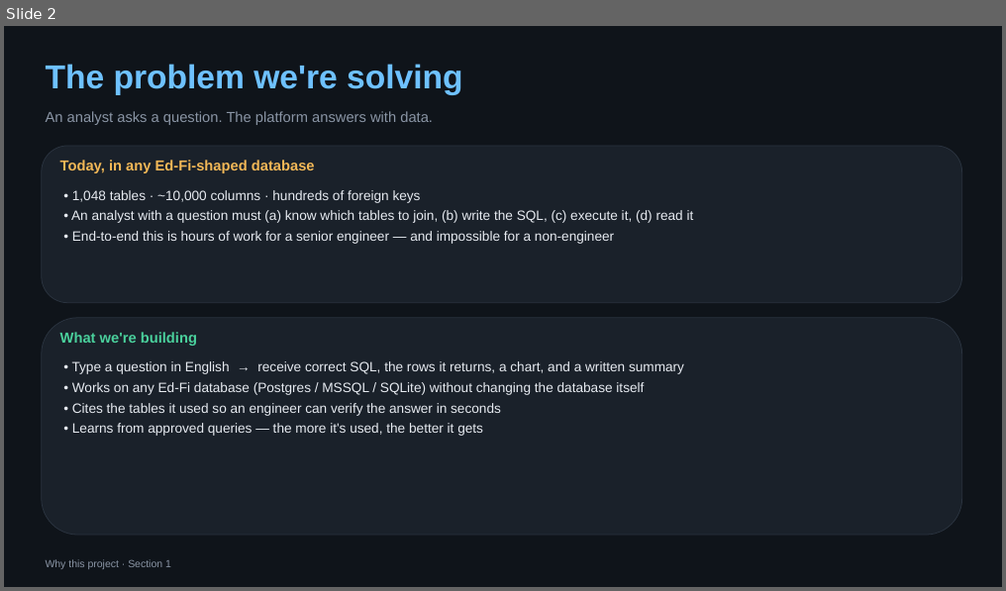
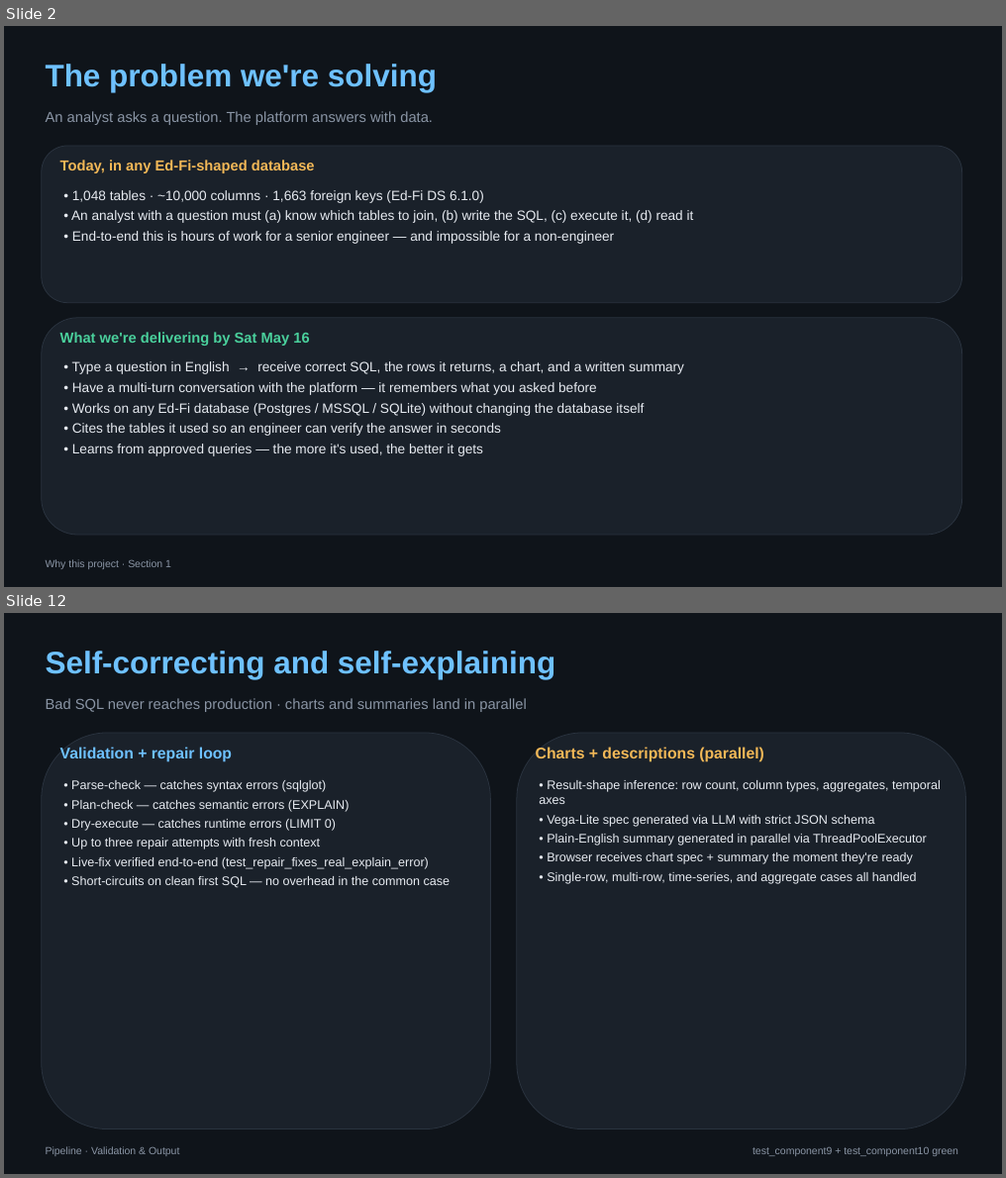
Before and after one commit to bharatmohanthakur/heavy_text2sql, a slide deck: docs/architecture_deck.pptx. Shown one above the other, each under a label of ours: slide 2 before the commit, slides 2 and 12 after it; the slides between them are not shown. The pictures are 1006x591 and 1006x1178 pixels, drawn with LibreOffice and Linux fonts; fonts in the diff are those of the drawing. Boxes give left, top, right and bottom in pixels: in the first picture for what was removed or moved away, otherwise in the second. Text is boxed around its words. In the diff, an @@ line names an element or a change of style, - is before the commit and + after.

```diff
--- a/docs/architecture_deck.pptx
+++ b/docs/architecture_deck.pptx
@@ slide 12 added at [4, 613, 1002, 1174], background #0F141A @@
@@ text added at [46, 651, 555, 679], 30 pt, text #6EC1FF, bold @@
+Self-correcting and self-explaining
@@ text added at [46, 698, 526, 712], 14 pt, text #8A95A5 @@
+Bad SQL never reaches production · charts and summaries land in parallel
@@ rounded rectangle added at [42, 733, 491, 1130], fill #1A212A, outline #2A333F 0.75 pt @@
@@ text added at [60, 747, 232, 762], 15 pt, text #6EC1FF, bold @@
+Validation + repair loop
@@ rounded rectangle added at [517, 733, 966, 1130], fill #1A212A, outline #2A333F 0.75 pt @@
@@ text added at [536, 747, 764, 762], 15 pt, text #F2B857, bold @@
+Charts + descriptions (parallel)
@@ text added at [71, 780, 450, 888], 12 pt, text #E6EAF0 @@
+• Parse-check — catches syntax errors (sqlglot)
+• Plan-check — catches semantic errors (EXPLAIN)
+• Dry-execute — catches runtime errors (LIMIT 0)
+• Up to three repair attempts with fresh context
+• Live-fix verified end-to-end (test_repair_fixes_real_explain_error)
+• Short-circuits on clean first SQL — no overhead in the common case
@@ text added at [539, 780, 941, 884], 12 pt, text #E6EAF0 @@
+• Result-shape inference: row count, column types, aggregates, temporal axes
+• Vega-Lite spec generated via LLM with strict JSON schema
+• Plain-English summary generated in parallel via ThreadPoolExecutor
+• Browser receives chart spec + summary the moment they're ready
+• Single-row, multi-row, time-series, and aggregate cases all handled
@@ text added at [46, 1147, 179, 1157], 10 pt, text #8A95A5 @@
+Pipeline · Validation & Output
@@ text added at [752, 1148, 958, 1157], 10 pt, text #8A95A5 @@
+test_component9 + test_component10 green
@@ slide 2 changed as well @@
@@ text "The problem we're solving" at [46, 64, 437, 92]: size 32 to 30 pt @@
@@ text at [72, 190, 484, 203]: text changed @@
-• 1,048 tables · ~10,000 columns · hundreds of foreign keys
+• 1,048 tables · ~10,000 columns · 1,663 foreign keys (Ed-Fi DS 6.1.0)
@@ text at [60, 332, 309, 346]: text changed @@
-What we're building
+What we're delivering by Sat May 16
@@ text at [72, 382, 597, 395]: paragraph added @@
+• Have a multi-turn conversation with the platform — it remembers what you asked before
```
Also in this commit, not shown: 3 other slides changed, 17 other slides added, 14 slides removed, 1 other file.
